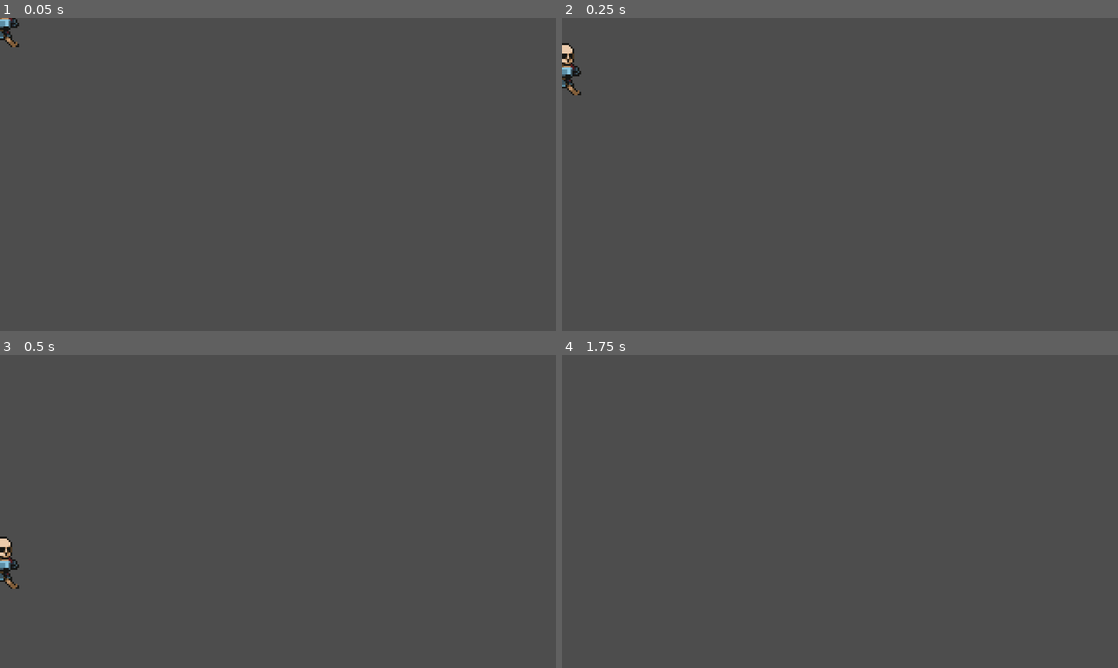
Above: before the commit, frames 1-4 (two rows, left to right).
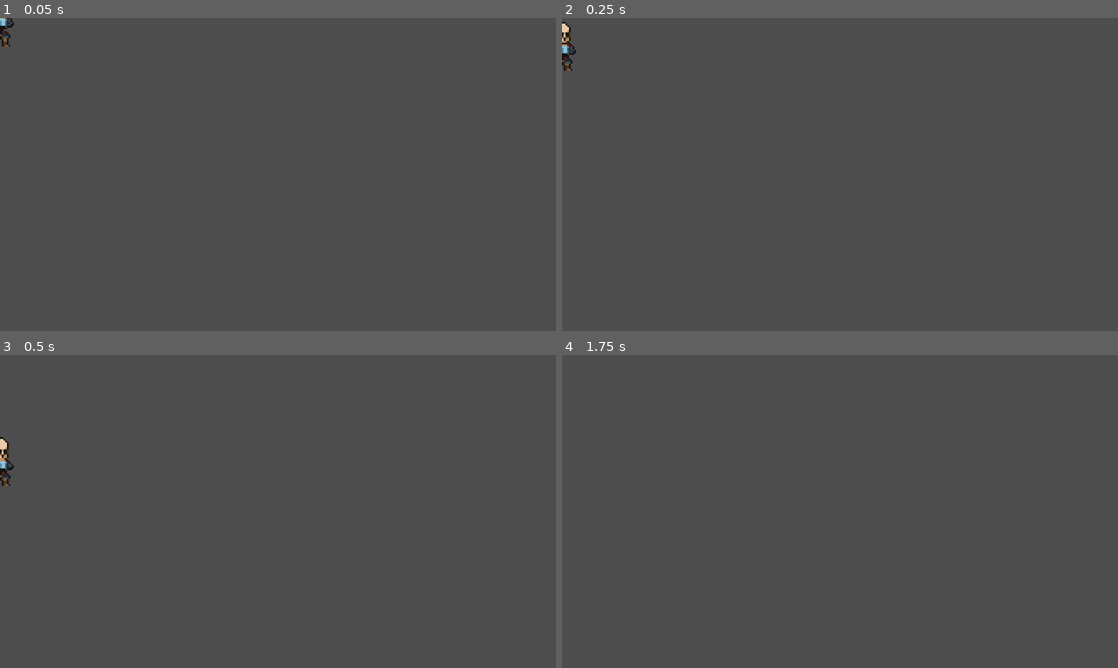
Above: after the commit, the same moments.

Repository: Nadzt/fantasy-land
Game: Godot game, scene res://esqueleto_armado.tscn
The game is run twice, just before and just after one commit, with the same random seed, the same clock (stepped at 60 frames per second) and the same inputs. The project has no main scene, so this scene is started directly.
Inputs:
- Up to frame 1 (0.05 s): no input
- Up to frame 2 (0.25 s): no input
- Up to frame 3 (0.5 s): no input
- Up to frame 4 (1.75 s): tap Enter (ui_accept) at 0.5, 1.35, 1.52 s; hold Enter (ui_accept) 0.53-1.28 s; hold Right (ui_right) from 0.53 s (still down)

The runs differ from the first frame. In frame 1, 0.2% of the frame differs, in the area x 0-4%, y 0-10%; in frame 2, 0.4%; in frame 3, 0.6%, in the area x 0-4%, y 26-75%; in frame 4, nothing differs.

Commit message:
Esqueleto con armadura

Diff:
--- a/esqueleto_armado.gd
+++ b/esqueleto_armado.gd
@@ -1,25 +1,59 @@
-extends CharacterBody2D
+class_name EsqueletoArmado
+extends Enemigo
 
+@export var velocidad: float = 70.0
+@export var rango_deteccion: float = 100.0
+@export var rango_detencion: float = 25.0
 
-const SPEED = 300.0
-const JUMP_VELOCITY = -400.0
+var jugador: Jugador = null
+#@onready var arma: Node2D = $Arma
 
+func _init() -> void:
+	super(50)
+	_vida = 50
+	_fuerza = 15
+	_defensa = 20
+
+func _ready() -> void:
+	jugador = get_tree().get_first_node_in_group("Jugador")
 
 func _physics_process(delta: float) -> void:
-	# Add the gravity.
 	if not is_on_floor():
-		velocity += get_gravity() * delta
+		velocity += get_gravity() * delta / 2
 
-	# Handle jump.
-	if Input.is_action_just_pressed("ui_accept") and is_on_floor():
-		velocity.y = JUMP_VELOCITY
+	if jugador and is_instance_valid(jugador):
+		var distancia = global_position.distance_to(jugador.global_position)
 
-	# Get the input direction and handle the movement/deceleration.
-	# As good practice, you should replace UI actions with custom gameplay actions.
-	var direction := Input.get_axis("ui_left", "ui_right")
-	if direction:
-		velocity.x = direction * SPEED
+		if distancia <= rango_deteccion and distancia > rango_detencion:
+			var direccion = (jugador.global_position - global_position).normalized()
+			velocity.x = direccion.x * velocidad
+
+			if sprite:
+				sprite.play("correr")
+				sprite.flip_h = direccion.x < 0
+
+			#if arma:
+				#arma.scale.x = -1 if sprite.flip_h else 1
+
+		else:
+			velocity.x = move_toward(velocity.x, 0, velocidad * delta)
+			if sprite:
+				sprite.play("idle")
 	else:
-		velocity.x = move_toward(velocity.x, 0, SPEED)
+		velocity.x = move_toward(velocity.x, 0, velocidad * delta)
+		if sprite:
+			sprite.play("idle")
 
 	move_and_slide()
+
+func atacar() -> void:
+	print("El esqueleto armado ataca con su arma.")
+
+func soltar_item() -> void:
+	pass
+
+func _morir() -> void:
+	#if GameManager:
+		#GameManager.sumar_puntos(_puntaje)
+	soltar_item()
+	super._morir()
--- a/esqueleto_armado.tscn
+++ b/esqueleto_armado.tscn
@@ -99,4 +99,4 @@
 [node name="AnimatedSprite2D" type="AnimatedSprite2D" parent="." unique_id=1873968067]
 sprite_frames = SubResource("SpriteFrames_mxehp")
 animation = &"correr"
-frame_progress = 0.1642517
+frame_progress = 0.97185254
--- a/ojo_volador.tscn
+++ b/ojo_volador.tscn
@@ -72,7 +72,7 @@
 [node name="Area2D" type="Area2D" parent="." unique_id=1873494244]
 
 [node name="CollisionPolygon2D" type="CollisionPolygon2D" parent="Area2D" unique_id=366664813]
-position = Vector2(1, 1)
-polygon = PackedVector2Array(-2, -8, 5, -7, 13, -12, 20, -2, 21, 7, 18, 9, 17, 13, 14, 13, 16, 16, 11, 19, 10, 18, 9, 18, 8, 20, 4, 20, -5, 18, -9, 12, -12, 8, -15, 4, -15, -5, -8, -10)
+position = Vector2(2, 3)
+polygon = PackedVector2Array(0, -5, 5, -7, 13, -12, 20, -2, 21, 7, 18, 9, 17, 13, 14, 13, 16, 16, 11, 19, 10, 18, 9, 18, 8, 20, 4, 20, -5, 18, -9, 12, -12, 8, -15, 4, -12, -4, -8, -10)
 
 [connection signal="body_entered" from="Area2D" to="." method="_on_area_2d_body_entered"]
